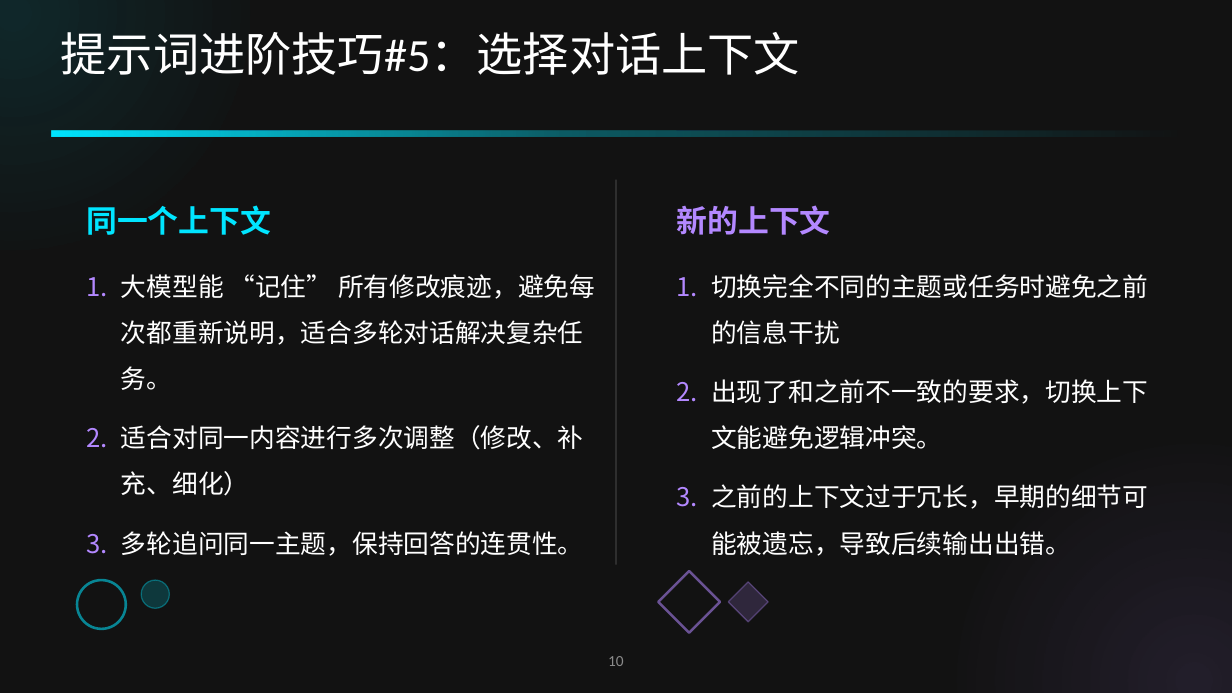
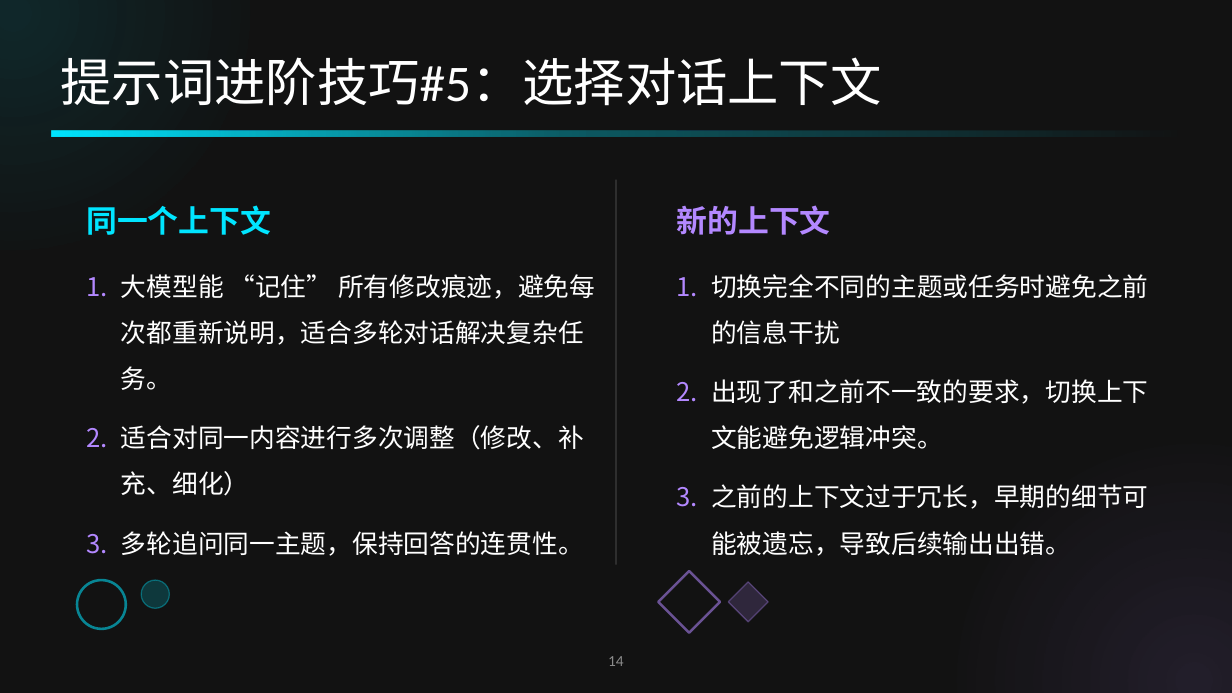
Before and after one commit to TramsWang/Intro2AITechs, a slide deck: slide 14 of 1-基础通识部分/8课时/第6课.pptx (slide 10 before the commit). Drawn at 1232x693 pixels with LibreOffice and Linux fonts; fonts in the diff are those of the drawing. Boxes give left, top, right and bottom in pixels: in the first picture for what was removed or moved away, otherwise in the second. Text is boxed around its words. In the diff, an @@ line names an element or a change of style, - is before the commit and + after.

```diff
--- a/1-基础通识部分/8课时/第6课.pptx
+++ b/1-基础通识部分/8课时/第6课.pptx
@@ title "提示词进阶技巧#5：选择对话上下文" at (61,57,882,106): size 36 to 40 pt @@
@@ page number at (608,656,624,666): text changed @@
-10
+14
```
Also in this commit, not shown: 12 other slides changed, 4 slides added, 20 other files.
